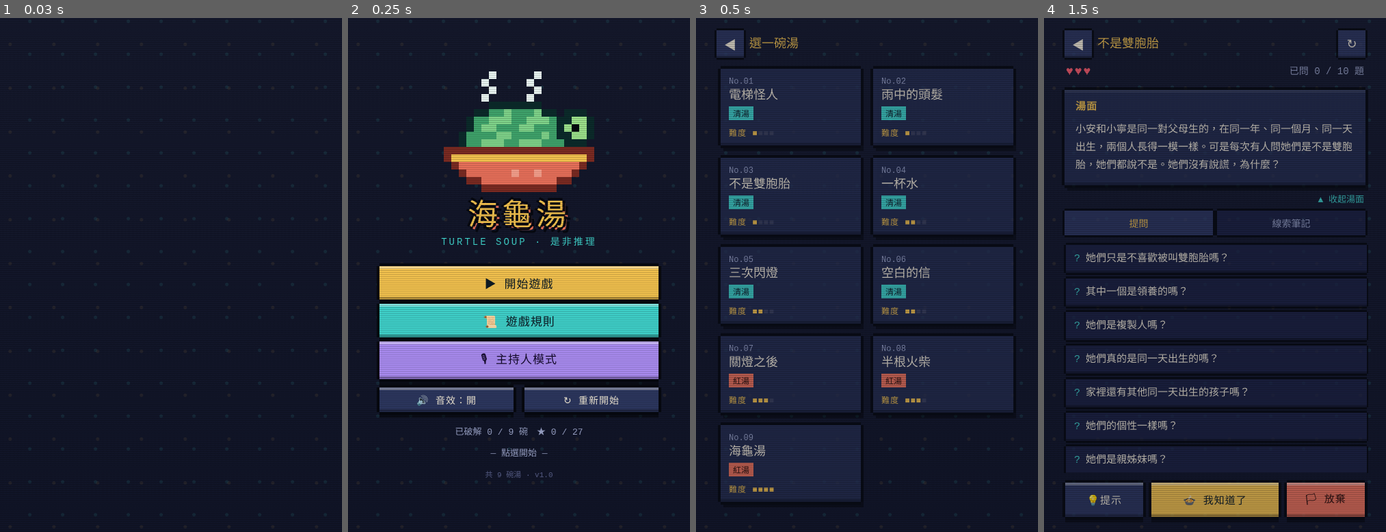
Above: before the commit, frames 1-4 (left to right).
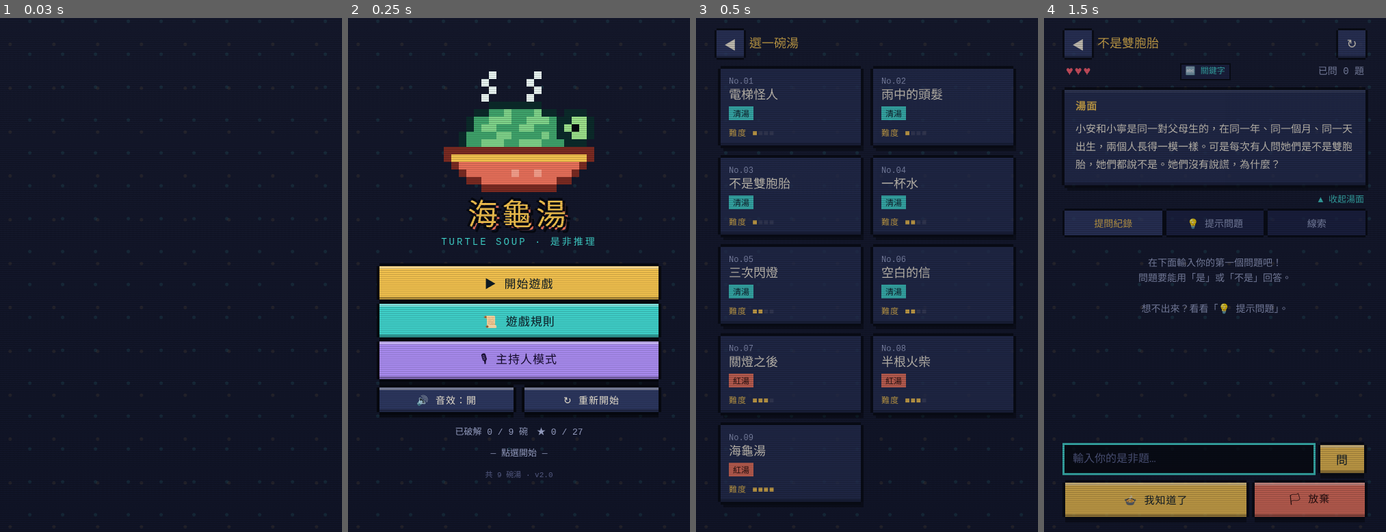
Above: after the commit, the same moments.

Repository: sihying0619/game-seaturtle
Game: browser game, page index.html
The game is run twice, just before and just after one commit, with the same random seed, the same clock (stepped at 60 frames per second) and the same inputs.
Inputs (mouse positions are in pixels of both pictures, inside the frame that each line leads up to):
- Up to frame 1 (0.03 s): no input
- Up to frame 2 (0.25 s): no input
- Up to frame 3 (0.5 s): click "▶ 開始遊戲" at 0.27 s
- Up to frame 4 (1.5 s): click (1211, 310) at 1.07 s; click "No.03 不是雙胞胎 清湯 難度 ■■■■" at 1.27 s

Frame 1 is identical in both runs. In frame 2, less than 0.1% of the frame differs, in the area x 56-58%, y 88-90%; in frame 3, nothing differs; in frame 4, 12%, in the area x 5-95%, y 9-98%.

Commit message:
Add files via upload

Diff:
--- a/index.html
+++ b/index.html
@@ -156,6 +156,24 @@
 .actionbar{display:flex;gap:6px;padding:8px 2px 2px}
 .actionbar .btn{margin:6px 3px;font-size:15px;padding:12px 6px;width:auto;flex:1;white-space:nowrap}
 .actionbar #guessBtn{flex:1.7}
+.mode-badge{font-size:12px;padding:1px 6px;background:var(--bg2);color:var(--teal);box-shadow:0 0 0 2px var(--k)}
+.mode-badge.ai{color:var(--purple)}
+.askbar{display:flex;gap:6px;align-items:stretch;margin:6px 4px 0}
+.askbar input{flex:1;min-width:0;font-family:inherit;font-size:16px;color:var(--ink);background:var(--k);border:0;padding:10px 12px;
+  box-shadow:0 0 0 3px var(--teal);outline:none;border-radius:0;-webkit-appearance:none}
+.askbar input::placeholder{color:#5d6590}
+.askbar input:focus{box-shadow:0 0 0 3px var(--sand)}
+.askbar .btn{width:64px;flex:none;margin:0 2px 0 4px;padding:8px 0}
+.hint-note{font-size:13px;color:var(--dim);text-align:center;margin:6px 0 2px}
+.log-item{display:flex;align-items:center;gap:8px;background:var(--bg2);margin:8px 2px;padding:10px 12px;font-size:15px;line-height:1.45;
+  box-shadow:0 -3px 0 0 var(--k),0 3px 0 0 var(--k),-3px 0 0 0 var(--k),3px 0 0 0 var(--k)}
+.log-item .lq{flex:1;word-break:break-word}
+.log-item .src{display:block;font-size:11px;color:#5d6590;margin-top:2px}
+.log-item.miss{background:#191d33;color:var(--dim)}
+.log-item.miss .lq{font-size:14px}
+.log-item.pending .ans{background:var(--panel2);color:var(--dim);animation:blink .8s steps(1) infinite}
+.ans.b{background:var(--sand)} .ans.p{background:var(--sand)}
+#stamp.b{background:var(--sand)}
 
 /* stamp */
 #stamp{white-space:nowrap;position:fixed;left:50%;top:42%;z-index:60;pointer-events:none;font-size:56px;padding:6px 26px;
@@ -235,19 +253,20 @@
         <h3>■ 單人玩法</h3>
         <ol>
           <li>選一碗湯，仔細閱讀湯面。</li>
-          <li>點選問題來提問，只會得到三種回答：<br><span class="ans y">是</span> <span class="ans n">不是</span> <span class="ans i">不重要</span></li>
-          <li>重要的答案會變成 <span style="color:var(--sand)">★ 線索</span>，自動記在「線索筆記」裡。</li>
+          <li>在下方輸入框<b style="color:var(--teal)">自由打字提問</b>，問題要能用「是 / 不是」回答。你會得到：<br><span class="ans y">是</span> <span class="ans n">不是</span> <span class="ans i">不重要</span> <span class="ans b">是也不是</span></li>
+          <li>想不出問題時，打開 <b>「💡 提示問題」</b>，點一題直接問。</li>
+          <li>問到關鍵的事，會變成 <span style="color:var(--sand)">★ 線索</span>，自動記在「線索」分頁裡。</li>
           <li>想通了就按 <b style="color:var(--sand)">「我知道了」</b>，從四個選項中選出湯底。</li>
           <li>你有 <span style="color:var(--red)">♥♥♥</span> 三次機會，猜錯會扣一顆心，扣完就自動公布湯底。</li>
-          <li>卡關時可以按 <b>「提示」</b>，系統會幫你問一個關鍵問題。</li>
         </ol>
+        <p class="muted tiny">右上角標示 🤖 AI 時，由 AI 理解你的問題；標示 🔤 關鍵字 時，系統只能比對和提示問題相近的問法，聽不懂會請你換個問法。</p>
       </div>
       <div class="panel">
         <h3>■ 評分方式</h3>
         <p>猜對湯底基本得 <span style="color:var(--sand)">★★★</span>，以下情況各扣一顆星（最少一顆）：</p>
         <ul>
-          <li>提問數超過題目的一半</li>
-          <li>使用過提示</li>
+          <li>提問數超過提示問題的總數</li>
+          <li>使用過提示問題</li>
           <li>猜錯過答案</li>
         </ul>
         <p class="muted tiny">紀錄會存在這支手機的瀏覽器裡。標題畫面按「重新開始」可清除全部紀錄。</p>
@@ -278,20 +297,28 @@
       <div class="t" id="gTitle"></div>
       <button class="icon-btn" id="restartBtn" aria-label="重新開始這碗">↻</button>
     </div>
-    <div class="hud"><span class="hearts" id="hearts"></span><span class="muted" id="qCount"></span></div>
+    <div class="hud"><span class="hearts" id="hearts"></span><span class="mode-badge" id="modeBadge"></span><span class="muted" id="qCount"></span></div>
     <div class="panel surface-panel" id="surfacePanel">
       <h3>湯面</h3>
       <div class="surface" id="gSurface"></div>
     </div>
     <button class="toggle-surface" id="toggleSurface">▲ 收起湯面</button>
     <div class="tabs">
-      <button class="tab on" data-tab="ask">提問</button>
-      <button class="tab" data-tab="clues">線索筆記 <span id="clueCount"></span></button>
+      <button class="tab on" data-tab="log">提問紀錄</button>
+      <button class="tab" data-tab="hint">💡 提示問題</button>
+      <button class="tab" data-tab="clues">線索 <span id="clueCount"></span></button>
     </div>
-    <div class="scroll" id="tabAsk"><ul class="qlist" id="qlist"></ul></div>
+    <div class="scroll" id="tabLog"></div>
+    <div class="scroll" id="tabHint" hidden>
+      <div class="hint-note">想不出要問什麼？點一題直接問。<br>用過提示，評分會少一顆星。</div>
+      <ul class="qlist" id="qlist"></ul>
+    </div>
     <div class="scroll" id="tabClues" hidden></div>
+    <form class="askbar" id="askForm" autocomplete="off">
+      <input id="askInput" maxlength="100" placeholder="輸入你的是非題…" enterkeyhint="send">
+      <button class="btn sand" id="askBtn" type="submit">問</button>
+    </form>
     <div class="actionbar">
-      <button class="btn ghost" id="hintBtn">💡提示</button>
       <button class="btn sand" id="guessBtn">🍲 我知道了</button>
       <button class="btn coral" id="giveupBtn">🏳 放棄</button>
     </div>
@@ -329,6 +356,13 @@
 <div id="toast"></div>
 
 <script>
+/* =========================================================
+   AI 設定：架好 Cloudflare Worker 後，把網址貼在下面的引號裡
+   例如 "https://turtle-soup-ai.你的帳號.workers.dev"
+   留空 = 只用關鍵字比對（不需要任何設定也能玩）
+   ========================================================= */
+const AI_ENDPOINT = "";
+
 /* =========================================================
    題庫：每碗湯 = 湯面 + 湯底 + 問題(是y/不是n/不重要i) + 四選一
    key:true 的問題答出來會變成線索；clue 是寫進筆記的文字
@@ -566,7 +600,7 @@
   clear(){ try{ Object.keys(localStorage).filter(k=>k.startsWith("tsoup_")).forEach(k=>localStorage.removeItem(k)); }catch(e){} }
 };
 function shuffle(a){ a=a.slice(); for(let i=a.length-1;i>0;i--){const j=Math.floor(Math.random()*(i+1));[a[i],a[j]]=[a[j],a[i]];} return a; }
-const ANS = {y:"是",n:"不是",i:"不重要",p:"接近了"};
+const ANS = {y:"是",n:"不是",i:"不重要",b:"是也不是",p:"接近了"};
 const stars = (n,max=3) => "★".repeat(n)+"☆".repeat(max-n);
 
 /* ---------- 8-bit sound ---------- */
@@ -695,43 +729,149 @@
 
 /* ---------- solo game ---------- */
 let G = null;
+let aiDown = false;                       // AI 這次連線失敗太多次就先改用關鍵字
+const aiOn = () => !!AI_ENDPOINT && !aiDown;
+const esc = s => String(s).replace(/[&<>"']/g, c => ({"&":"&amp;","<":"&lt;",">":"&gt;",'"':"&quot;","'":"&#39;"}[c]));
+
 function startGame(p){
-  G = { p, order: shuffle(p.questions.map((_,i)=>i)), asked:[], lives:3, hints:0, wrong:0, done:false };
+  G = { p, order: shuffle(p.questions.map((_,i)=>i)), asked:[], log:[], lives:3, hints:0, wrong:0, done:false, busy:false };
   $("#gTitle").textContent = p.title;
   $("#gSurface").textContent = p.surface;
   $("#surfacePanel").classList.remove("collapsed");
   $("#toggleSurface").textContent = "▲ 收起湯面";
-  switchTab("ask");
+  $("#askInput").value = "";
+  switchTab("log");
   go("game");
   renderGame();
 }
+const answered = () => G.log.filter(e => "ynib".includes(e.a || "x")).length;
+
 function renderGame(){
   const p=G.p;
   $("#hearts").innerHTML = "♥".repeat(G.lives)+`<span class="lost">${"♥".repeat(3-G.lives)}</span>`;
-  $("#qCount").textContent = `已問 ${G.asked.length} / ${p.questions.length} 題`;
+  $("#qCount").textContent = `已問 ${answered()} 題`;
+  const mb = $("#modeBadge"); mb.textContent = aiOn() ? "🤖 AI" : "🔤 關鍵字"; mb.classList.toggle("ai", aiOn());
+  // 提問紀錄（新的在上面）
+  $("#tabLog").innerHTML = G.log.length ? G.log.slice().reverse().map(e=>{
+    if(e.pending) return `<div class="log-item pending"><div class="lq">${esc(e.q)}</div><span class="ans">思考中</span></div>`;
+    if(e.miss) return `<div class="log-item miss"><div class="lq">${esc(e.q)}<span class="src">${e.miss}</span></div></div>`;
+    const src = e.src==="hint" ? "💡 提示問題" : e.src==="ai" ? "🤖 AI 判斷" : "🔤 關鍵字比對";
+    return `<div class="log-item"><div class="lq">${esc(e.q)}<span class="src">${src}</span></div><span class="ans ${e.a}">${ANS[e.a]}</span></div>`;
+  }).join("") : `<div class="empty">在下面輸入你的第一個問題吧！<br>問題要能用「是」或「不是」回答。<br><br>想不出來？看看「💡 提示問題」。</div>`;
+  // 提示問題
   $("#qlist").innerHTML = G.order.map(i=>{
     const [q,a,key]=p.questions[i]; const asked=G.asked.includes(i);
-    return `<li><button class="q ${asked?"asked":""} ${key?"key":""}" data-qi="${i}" ${asked?"aria-disabled='true'":""}>
+    return `<li><button class="q ${asked?"asked":""} ${key?"key":""}" data-qi="${i}">
       <span class="qmark">?</span><span class="qt">${q}</span>${asked?`<span class="ans ${a}">${ANS[a]}</span>`:""}</button></li>`;
   }).join("");
-  $$("#qlist .q").forEach(b=>b.onclick=()=>ask(+b.dataset.qi));
+  $$("#qlist .q").forEach(b=>b.onclick=()=>askPreset(+b.dataset.qi));
+  // 線索
   const clues = G.asked.filter(i=>p.questions[i][2]).map(i=>p.questions[i][3]);
   $("#clueCount").textContent = clues.length?`(${clues.length})`:"";
   $("#tabClues").innerHTML = clues.length
     ? clues.map((c,n)=>`<div class="clue">★ ${String(n+1).padStart(2,"0")}　${c}</div>`).join("")
-    : `<div class="empty">還沒有線索。<br>問到關鍵問題時，線索會自動記在這裡。</div>`;
-}
-function ask(i, viaHint){
-  if(G.done) return;
+    : `<div class="empty">還沒有線索。<br>問到關鍵的事，線索會自動記在這裡。</div>`;
+  $("#askBtn").disabled = G.busy || G.done;
+}
+
+/* 把某個提示問題標記為「已問到」，如果是關鍵問題就解鎖線索 */
+function markPreset(i){
+  if(G.asked.includes(i)) return;
+  G.asked.push(i);
+  if(G.p.questions[i][2]) setTimeout(()=>{ SFX.clue(); toast("★ 發現線索："+G.p.questions[i][3]); },550);
+}
+function afterAnswer(a){
+  stamp(a);
+  if(answered()===1) collapseSurface(true);
+  switchTab("log");
+  renderGame();
+}
+
+/* 點提示問題 */
+function askPreset(i){
+  if(G.done || G.busy) return;
   if(G.asked.includes(i)){ toast("這題問過了"); return; }
-  G.asked.push(i);
-  const [,a,key]=G.p.questions[i];
-  stamp(a);
-  if(key) setTimeout(()=>{ SFX.clue(); toast(viaHint?"💡 提示："+G.p.questions[i][3]:"★ 發現線索！"); },500);
-  renderGame();
-  // move asked item feedback: keep scroll; collapse surface after first ask for space
-  if(G.asked.length===1) collapseSurface(true);
-}
+  const [q,a]=G.p.questions[i];
+  G.hints++;
+  G.log.push({q, a, src:"hint"});
+  markPreset(i);
+  afterAnswer(a);
+}
+
+/* ---- 關鍵字比對：把問題去掉虛字後，用兩字一組的重疊程度找最像的提示問題 ---- */
+const STOP = /[他她它們的了是不嗎有在這那會個就都很也還要被把跟和與呢吧啊嘛喔哦得著過嗎請問所以那麼是否]/g;
+const PUNC = /[\s，。、？！?!.,~～「」『』()（）:：;；"'…\-]/g;
+function clean(s){ return s.replace(PUNC,"").replace(STOP,""); }
+function grams(s){ const a=[...s]; if(a.length<2) return new Set(a); const r=new Set(); for(let i=0;i<a.length-1;i++) r.add(a[i]+a[i+1]); return r; }
+function similarity(x,y){
+  const cx=clean(x), cy=clean(y);
+  const A=grams(cx), B=grams(cy); if(!A.size||!B.size) return 0;
+  let n=0; A.forEach(g=>{ if(B.has(g)) n++; });
+  const dice = 2*n/(A.size+B.size);          // 兩句整體有多像
+  const cover = 0.85*n/A.size;                // 玩家的詞有多少出現在提示問題裡
+  const chars=[...new Set(cx)];
+  const charCover = chars.length>=3 ? 0.7*chars.filter(c=>cy.includes(c)).length/chars.length : 0;
+  return Math.max(dice, cover, charCover);
+}
+function bestMatch(q){
+  let best=-1, score=0;
+  G.p.questions.forEach((x,i)=>{ const s=similarity(q,x[0]); if(s>score){score=s;best=i;} });
+  return {i:best, score};
+}
+const MATCH_OK = 0.5;
+
+/* ---- 呼叫 Cloudflare Worker ---- */
+async function askAI(q){
+  const ctrl = new AbortController(); const t = setTimeout(()=>ctrl.abort(), 15000);
+  try{
+    const r = await fetch(AI_ENDPOINT, {method:"POST", headers:{"Content-Type":"application/json"},
+      body: JSON.stringify({surface:G.p.surface, bottom:G.p.bottom, question:q}), signal:ctrl.signal});
+    const d = await r.json().catch(()=>({}));
+    if(!r.ok){ const e=new Error(d.error||String(r.status)); e.code=d.error||r.status; throw e; }
+    if(!["y","n","i","b","x"].includes(d.answer)) throw new Error("bad_answer");
+    return d.answer;
+  } finally { clearTimeout(t); }
+}
+
+async function submitAsk(raw){
+  if(G.done || G.busy) return;
+  const q = raw.trim().replace(/\s+/g," ");
+  if([...clean(q)].length < 1 || q.length < 2){ toast("問題太短了，多打幾個字吧"); return; }
+  $("#askInput").value = "";
+  const m = bestMatch(q);
+
+  if(aiOn()){
+    const entry = {q, pending:true};
+    G.log.push(entry); G.busy = true; switchTab("log"); renderGame();
+    try{
+      const a = await askAI(q);
+      entry.pending = false; G.busy = false;
+      if(a === "x"){ entry.miss = "這題沒辦法用「是 / 不是」回答，換個問法吧"; SFX.i(); renderGame(); return; }
+      entry.a = a; entry.src = "ai";
+      if(m.score >= MATCH_OK && G.p.questions[m.i][1] === a) markPreset(m.i);
+      afterAnswer(a);
+      return;
+    }catch(err){
+      G.log.pop(); G.busy = false;
+      const code = err.code;
+      if(code === "quota"){ aiDown = true; toast("今天的 AI 額度用完了，先改用關鍵字判斷"); }
+      else if(code === "rate"){ toast("問太快了，AI 休息一下，這題先用關鍵字判斷"); }
+      else { aiDown = true; toast("AI 暫時連不上，先改用關鍵字判斷"); }
+    }
+  }
+  // 關鍵字模式
+  if(m.score >= MATCH_OK){
+    const a = G.p.questions[m.i][1];
+    G.log.push({q, a, src:"kw"});
+    markPreset(m.i);
+    afterAnswer(a);
+  } else {
+    G.log.push({q, miss:"🤔 聽不太懂這題，換個問法，或看看「💡 提示問題」"});
+    SFX.i(); switchTab("log"); renderGame();
+  }
+}
+$("#askForm").addEventListener("submit", e=>{ e.preventDefault(); submitAsk($("#askInput").value); });
+
 function collapseSurface(c){
   $("#surfacePanel").classList.toggle("collapsed",c);
   $("#toggleSurface").textContent = c ? "▼ 展開湯面" : "▲ 收起湯面";
@@ -739,19 +879,9 @@
 $("#toggleSurface").onclick=()=>{ SFX.tap(); collapseSurface(!$("#surfacePanel").classList.contains("collapsed")); };
 function switchTab(t){
   $$(".tab").forEach(b=>b.classList.toggle("on",b.dataset.tab===t));
-  $("#tabAsk").hidden = t!=="ask"; $("#tabClues").hidden = t!=="clues";
+  $("#tabLog").hidden = t!=="log"; $("#tabHint").hidden = t!=="hint"; $("#tabClues").hidden = t!=="clues";
 }
 $$(".tab").forEach(b=>b.onclick=()=>{SFX.tap();switchTab(b.dataset.tab);});
-
-$("#hintBtn").onclick=()=>{
-  if(G.done) return;
-  const left = G.order.filter(i=>G.p.questions[i][2] && !G.asked.includes(i));
-  if(!left.length){ toast("線索都找齊了，試著猜猜看吧！"); return; }
-  SFX.tap();
-  confirmBox("💡 使用提示？","系統會幫你問一個關鍵問題。<br><span class='muted tiny'>使用提示，評分會少一顆星。</span>","給我提示",()=>{
-    G.hints++; ask(left[Math.floor(Math.random()*left.length)], true);
-  });
-};
 $("#guessBtn").onclick=()=>{
   if(G.done) return;
   SFX.tap();
@@ -786,8 +916,8 @@
   let s=0, notes=[];
   if(win){
     s=3;
-    if(G.asked.length > Math.ceil(p.questions.length/2)){ s--; notes.push("提問超過一半 -1"); }
-    if(G.hints>0){ s--; notes.push("使用提示 -1"); }
+    if(answered() > p.questions.length){ s--; notes.push("提問太多 -1"); }
+    if(G.hints>0){ s--; notes.push("用過提示 -1"); }
     if(G.wrong>0){ s--; notes.push("猜錯過 -1"); }
     s=Math.max(1,s);
     const best=store.get("best",{}); if(!best[p.id]||best[p.id]<s){ best[p.id]=s; store.set("best",best); }
@@ -796,7 +926,7 @@
   const idx = PUZZLES.indexOf(p), next = PUZZLES[idx+1];
   openModal(`<h2>${win?"🎉 答對了！":"💀 "+why}</h2>
     ${win?`<div class="bigstars">${"★".repeat(s)}<span class="off">${"★".repeat(3-s)}</span></div>
-      <div class="scoreline">提問 ${G.asked.length} 題 · 提示 ${G.hints} 次 · 猜錯 ${G.wrong} 次</div>
+      <div class="scoreline">提問 ${answered()} 題 · 提示 ${G.hints} 次 · 猜錯 ${G.wrong} 次</div>
       ${notes.length?`<div class="scoreline">${notes.join("　")}</div>`:`<div class="scoreline" style="color:var(--sand)">完美破解！</div>`}`
       :`<div class="scoreline">別灰心，看看湯底吧</div>`}
     <div class="bottom-text"><span style="color:var(--coral)">【湯底】</span><br>${p.bottom}</div>
@@ -844,7 +974,7 @@
 $("#hostRestart").onclick=()=>{ SFX.tap(); confirmBox("↻ 重新開始？","提問次數會歸零。","重新開始",()=>{ startHost(H.p); toast("計數已歸零"); }); };
 
 /* ---------- init ---------- */
-$("#foot").textContent = `共 ${PUZZLES.length} 碗湯 · v1.0`;
+$("#foot").textContent = `共 ${PUZZLES.length} 碗湯 · v2.0`;
 renderTitle();
 </script>
 </body>
